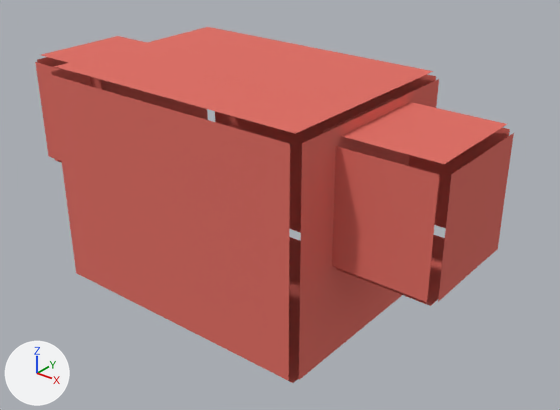
What one commit did to the glTF model tools/avatar-lab/assets/avatar/camiseta_vermelha.glb.
Before and after are seen from a 50 mm camera at (0.304, -0.343, 0.699) aimed at (0.022, 0.009, 0.481). The axes (+X, +Y, +Z) are drawn at lower left. The lights are the same throughout. The older version comes first. Vertices at exactly the same position are counted once.

Before the edit, the objects in view are built like this:
```python
me_camiseta_vermelha = bpy.data.meshes.new('camiseta_vermelha')
me_camiseta_vermelha.from_pydata(...)  # 342 vertices, 408 faces; spans x -0.159..0.159, y -0.072..0.072, z 0.421..0.569
me_camiseta_vermelha.materials.append(mat_camiseta_vermelha_camiseta)  # red #e16c61
ob_camiseta_vermelha = bpy.data.objects.new('camiseta_vermelha', me_camiseta_vermelha)
ob_camiseta_vermelha.location = (0.0, 0.0, 0.0)
```
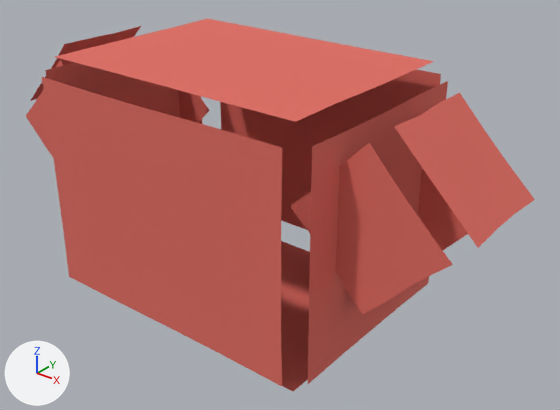
What differs and where, as boxes (x1, y1, x2, y2) in the pictures (560 x 410 px; the box of a moved part takes in the faces that stretch with it):
'camiseta_vermelha', reshaped (6% wider): before (35, 27, 514, 383); after (26, 19, 535, 391)
part 1 of me_camiseta_vermelha, moved or reshaped: before (50, 75, 290, 381); after (42, 77, 282, 386)
part 2 of me_camiseta_vermelha, moved or reshaped: before (289, 237, 301, 383); after (281, 241, 310, 391)
part 3 of me_camiseta_vermelha, moved or reshaped (mostly hidden before): before (51, 69, 208, 120); after (45, 62, 202, 124)
part 4 of me_camiseta_vermelha, moved or reshaped: before (55, 27, 433, 134); after (55, 19, 434, 122)
part 5 of me_camiseta_vermelha, moved or reshaped: before (215, 74, 436, 233); after (220, 70, 441, 230)
part 6 of me_camiseta_vermelha, moved or reshaped: before (299, 79, 439, 380); after (308, 81, 448, 384)
part 7 of me_camiseta_vermelha, added (red): after (290, 143, 453, 314)
part 8 of me_camiseta_vermelha, added (red): after (418, 168, 468, 250)
part 9 of me_camiseta_vermelha, added (red): after (394, 93, 535, 248)
part 10 of me_camiseta_vermelha, added (red): after (26, 60, 63, 157)
part 11 of me_camiseta_vermelha, added: after (30, 26, 141, 101)
part 12 of me_camiseta_vermelha, added (red): after (178, 90, 210, 123)
part 13 of me_camiseta_vermelha, deleted (red): before (35, 36, 514, 306)

The change, as a diff of the scene's bpy script:
```diff
--- a/tools/avatar-lab/assets/avatar/camiseta_vermelha.glb.py
+++ b/tools/avatar-lab/assets/avatar/camiseta_vermelha.glb.py
@@ me_camiseta_vermelha @@
 # used by ob_camiseta_vermelha; location = (0.0, 0.0, 0.0)
-me_camiseta_vermelha.from_pydata(...)  # 342 vertices, 408 faces; spans x -0.159..0.159, y -0.072..0.072, z 0.421..0.569
+me_camiseta_vermelha.from_pydata(...)  # 278 vertices, 336 faces; spans x -0.176..0.176, y -0.078..0.077, z 0.415..0.575
+# me_camiseta_vermelha part 1: the loose piece of 25 vertices spanning x -0.093..0.093, y -0.072..-0.071, z 0.425..0.565 is moved by (0.0, -0.006, 0.0)
+# me_camiseta_vermelha part 2: the loose piece of 25 vertices spanning x -0.093..0.093, y -0.068..0.068, z 0.421 is turned 0.2 degrees about the z axis through its middle and scaled by 0.996, then moved by (0.0, 0.0, -0.006)
+# me_camiseta_vermelha part 3: the loose piece of 25 vertices spanning x -0.097..-0.096, y -0.068..0.068, z 0.425..0.565 is turned -0.3 degrees about the x axis through its middle and scaled by 0.995, then moved by (-0.006, 0.0, 0.0)
+# me_camiseta_vermelha part 4: the loose piece of 25 vertices spanning x -0.093..0.093, y -0.068..0.068, z 0.569 is multiplied about its middle by the matrix ((0.996, 0.004, 0.0), (-0.004, 0.996, 0.0), (0.0, 0.0, 0.996)), then moved by (0.0, 0.0, 0.006)
+# me_camiseta_vermelha part 5: the loose piece of 25 vertices spanning x -0.093..0.093, y 0.071..0.072, z 0.425..0.565 is moved by (0.0, 0.006, 0.0)
+# me_camiseta_vermelha part 6: the loose piece of 25 vertices spanning x 0.096..0.097, y -0.068..0.068, z 0.425..0.565 is turned 0.1 degrees about the x axis through its middle and scaled by 0.994, then moved by (0.006, 0.0, 0.0)
+# me_camiseta_vermelha part 7: a new loose piece of 16 vertices spanning x 0.071..0.169, y -0.044, z 0.466..0.564, in mat_camiseta_vermelha_camiseta (red #e16c61)
+# me_camiseta_vermelha part 8: a new loose piece of 16 vertices spanning x 0.071..0.169, y 0.044, z 0.466..0.564, in mat_camiseta_vermelha_camiseta (red #e16c61)
+# me_camiseta_vermelha part 9: a new loose piece of 16 vertices spanning x 0.126..0.176, y -0.034..0.034, z 0.521..0.571, in mat_camiseta_vermelha_camiseta (red #e16c61)
+# me_camiseta_vermelha part 10: a new loose piece of 16 vertices spanning x -0.169..-0.071, y -0.044, z 0.466..0.564, in mat_camiseta_vermelha_camiseta (red #e16c61)
+# me_camiseta_vermelha part 11: a new loose piece of 16 vertices spanning x -0.176..-0.126, y -0.034..0.034, z 0.521..0.571, in mat_camiseta_vermelha_camiseta (red #e16c61)
+# me_camiseta_vermelha part 12: a new loose piece of 16 vertices spanning x -0.169..-0.071, y 0.044, z 0.466..0.564, in mat_camiseta_vermelha_camiseta (red #e16c61)
+# me_camiseta_vermelha part 13: 12 loose pieces with 192 vertices, spanning x -0.159..0.159, y -0.039..0.039, z 0.481..0.559, are deleted
+# other edits to the shape of me_camiseta_vermelha do not show in these pictures
 me_camiseta_vermelha.materials.append(mat_camiseta_vermelha_camiseta)
```
